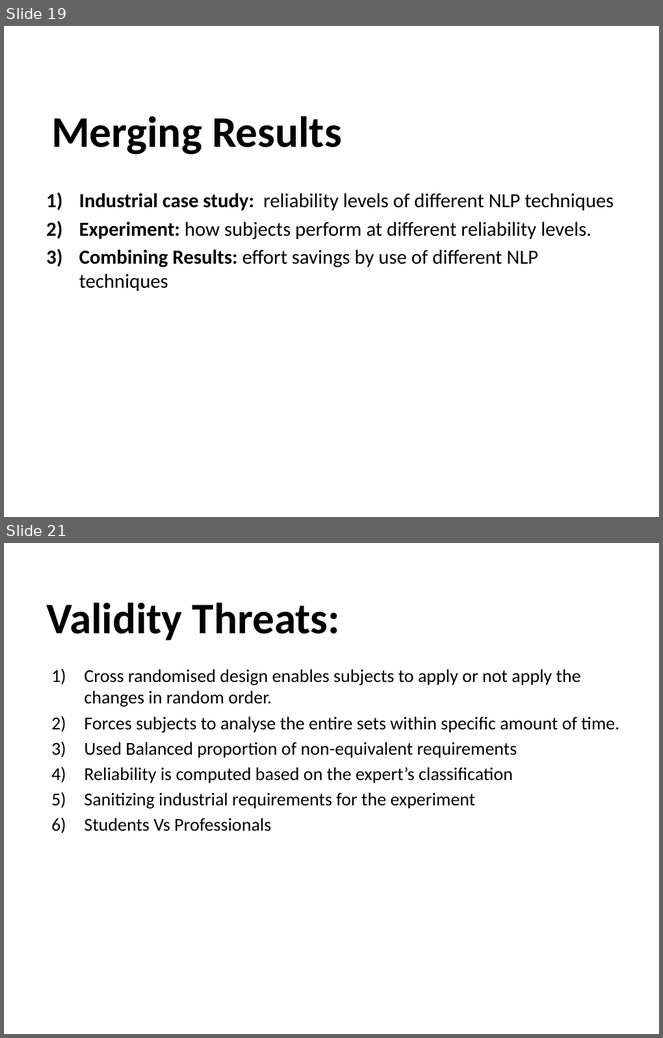
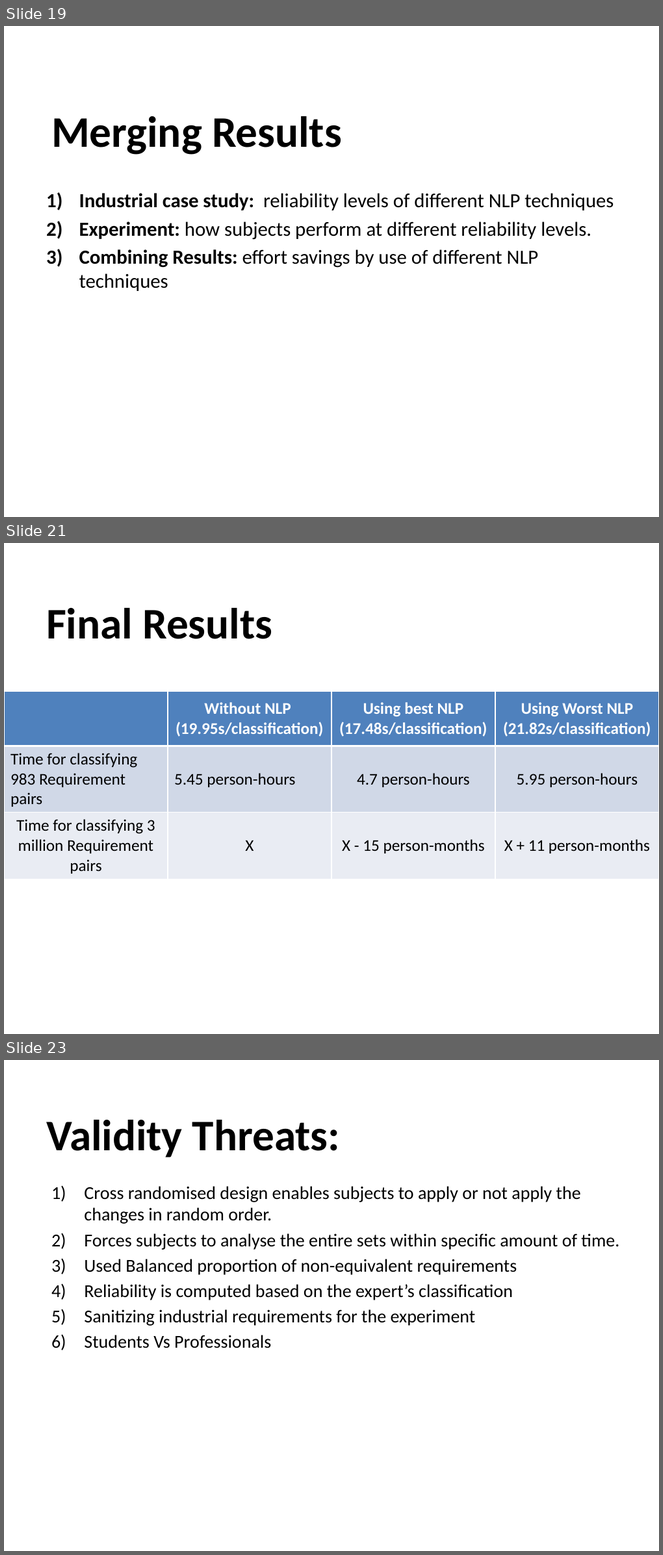
Before and after one commit to sindhusha-t/ASE-Lab-Assignments, a slide deck: Journal_presentation/The Effort Savings from Using NLP to Classify.pptx. Shown one above the other, each under a label of ours: slides 19 and 21 before the commit, slides 19, 21 and 23 after it; the slides between them are not shown. The pictures are 663x1038 and 663x1555 pixels, drawn with LibreOffice and Linux fonts; fonts in the diff are those of the drawing; background and template pictures are left out. Boxes give left, top, right and bottom in pixels: in the first picture for what was removed or moved away, otherwise in the second. Text is boxed around its words. In the diff, an @@ line names an element or a change of style, - is before the commit and + after.

```diff
--- a/Journal_presentation/The Effort Savings from Using NLP to Classify.pptx
+++ b/Journal_presentation/The Effort Savings from Using NLP to Classify.pptx
@@ slide 21 added at (4, 543, 659, 1034), background picture (left out) @@
@@ title added at (46, 608, 272, 639), 48 pt, text #000000, bold @@
+Final Results
@@ table added at (4, 692, 659, 877), 3 rows, 4 columns @@
+ | Without NLP / (19.95s/classification) | Using best NLP / (17.48s/classification) | Using Worst NLP / (21.82s/classification)
+Time for classifying 983 Requirement pairs | 5.45 person-hours | 4.7 person-hours | 5.95 person-hours
+Time for classifying 3 million Requirement pairs | X | X - 15 person-months | X + 11 person-months
@@ what was slide 21 is now slide 23 @@
```
Also in this commit, not shown: 2 slides changed, 1 other slide added.
